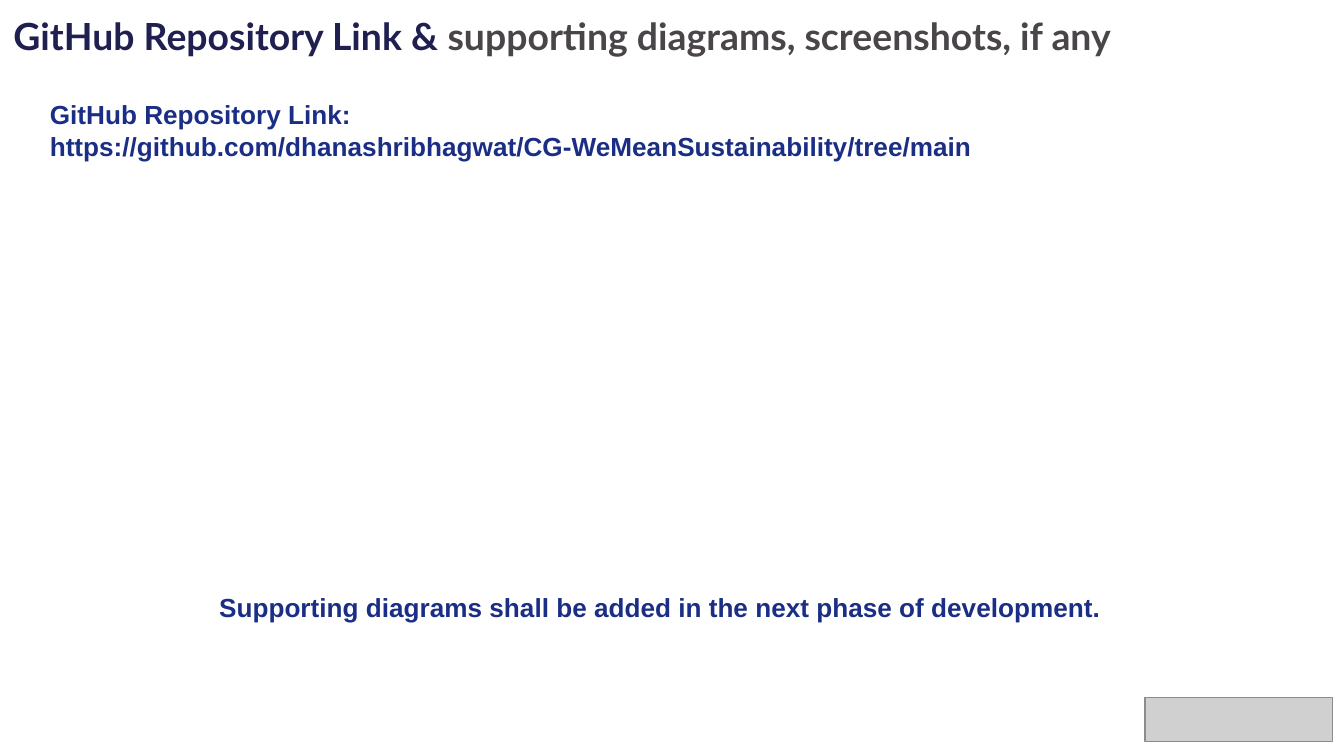
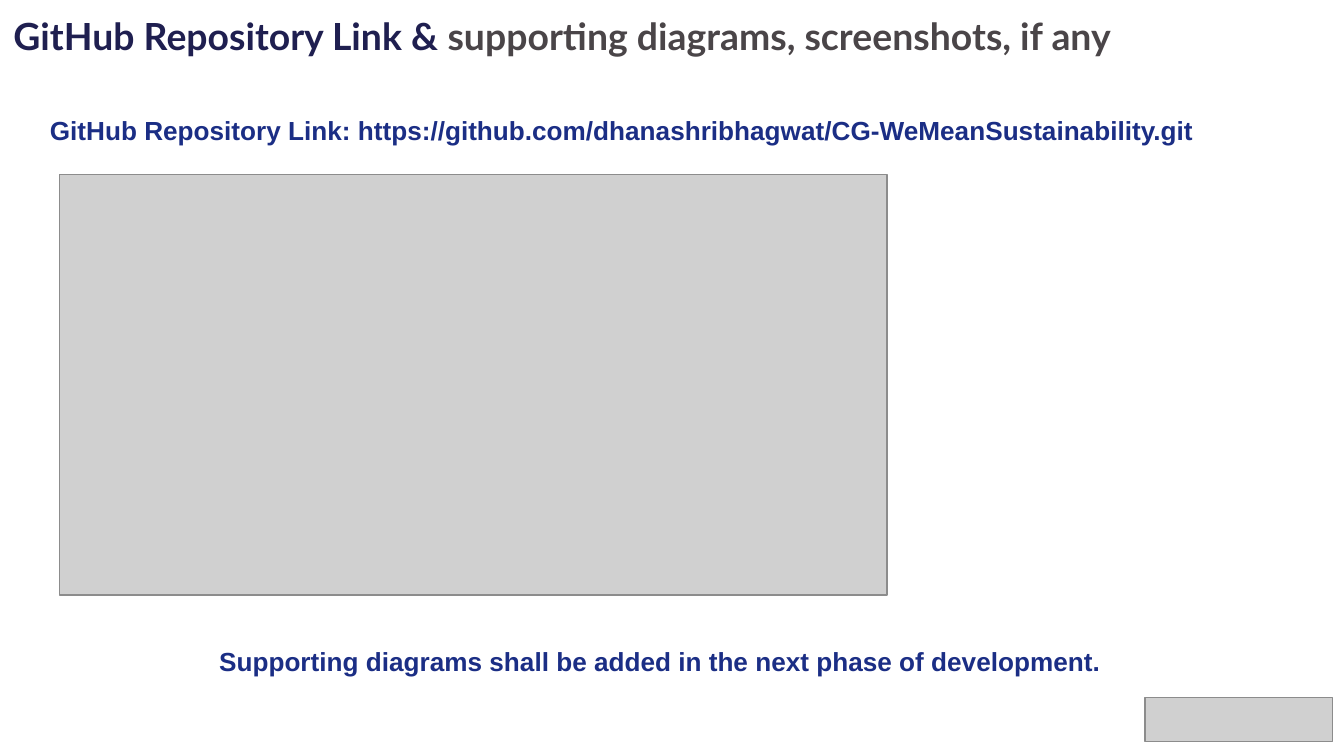
Before and after one commit to dhanashribhagwat/CG-WeMeanSustainability, a slide deck: slide 9 of WeMeanSustainability_Risk_MS Hackathon.pptx. Drawn at 1344x756 pixels with LibreOffice and Linux fonts; fonts in the diff are those of the drawing; grey boxes stand for pictures; background and template pictures are left out. Boxes give left, top, right and bottom in pixels: in the first picture for what was removed or moved away, otherwise in the second. Text is boxed around its words. In the diff, an @@ line names an element or a change of style, - is before the commit and + after.

```diff
--- a/WeMeanSustainability_Risk_MS Hackathon.pptx
+++ b/WeMeanSustainability_Risk_MS Hackathon.pptx
@@ text at bbox=[50, 121, 1193, 146]: text changed @@
-GitHub Repository Link: https://github.com/dhanashribhagwat/CG-WeMeanSustainability/tree/main
+GitHub Repository Link: https://github.com/dhanashribhagwat/CG-WeMeanSustainability.git
@@ picture added at bbox=[59, 175, 887, 595] @@
@@ text "Supporting diagrams shall be added ...": place and size @@
-text "Supporting diagrams shall be added ..." at bbox=[219, 598, 1100, 623]
+text "Supporting diagrams shall be added ..." at bbox=[219, 652, 1100, 677]
```
